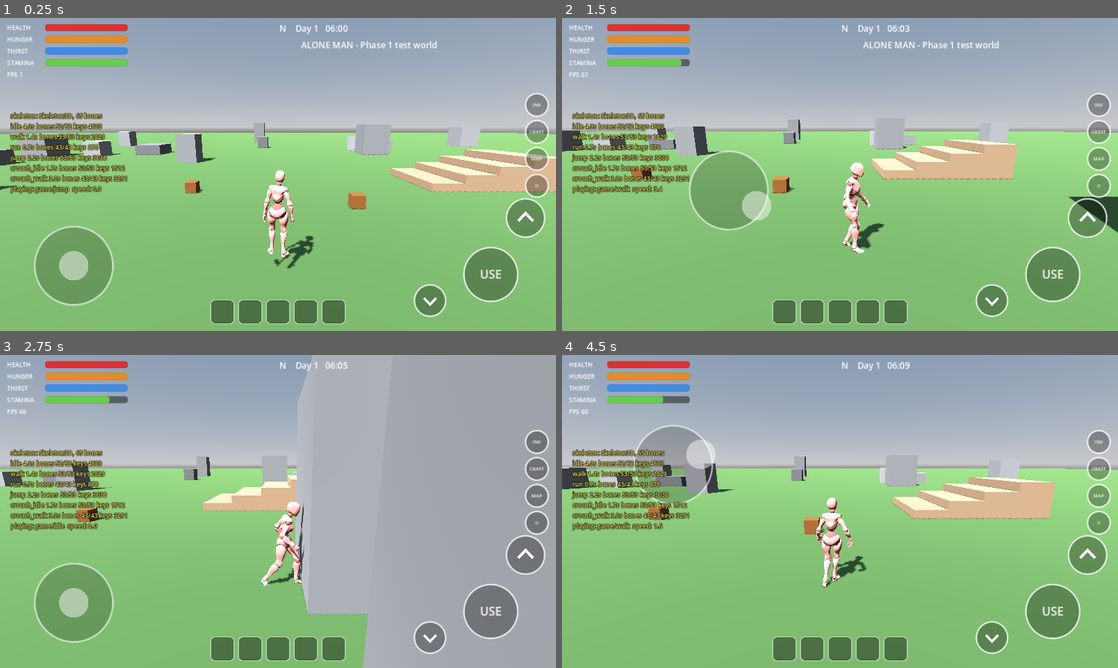
Above: before the commit, frames 1-4 (two rows, left to right).
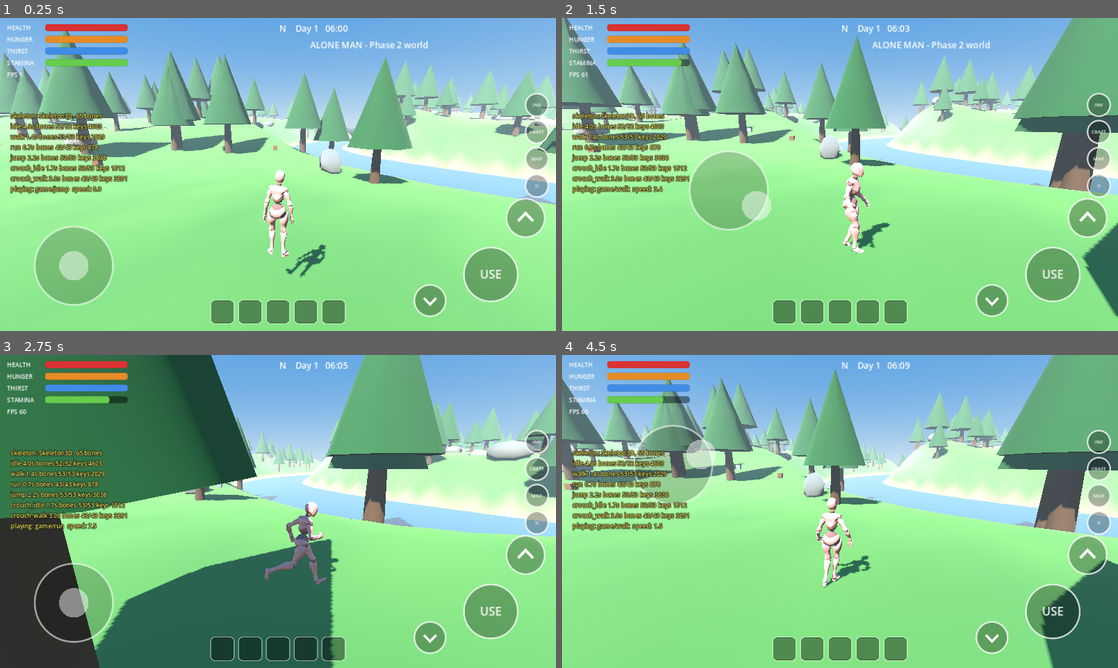
Above: after the commit, the same moments.

Repository: rajeshmalik57045-prog/alone-man-survivalb
Game: Godot game, scene res://scenes/main.tscn
Same seed, same stepped clock (60 frames per second), same inputs: the game is played once before the commit and once after it.
Inputs (mouse positions are in pixels of both pictures, inside the frame that each line leads up to):
- Up to frame 1 (0.25 s): no input
- Up to frame 2 (1.5 s): move the mouse to (962, 158) at 0.52 s; hold D (move_right) 0.53-1.25 s; hold Shift (sprint) 0.53-1.25 s; click (962, 158) at 0.67 s; drag from (728, 190) to (812, 237) at 1.27 s
- Up to frame 3 (2.75 s): move the mouse to (333, 442) at 2.02 s; hold D (move_right) from 2.03 s (still down); hold Shift (sprint) from 2.03 s (still down)
- Up to frame 4 (4.5 s): release D (move_right) at 2.75 s; release Shift (sprint) at 2.75 s; drag from (812, 574) to (673, 464) at 2.77 s; move the mouse to (1006, 558) at 3.52 s; hold A (move_left) 3.53-4.25 s; hold Shift (sprint) 3.53-4.25 s; drag from (673, 464) to (756, 433) at 4.27 s

The runs differ from the first frame. In frame 1, 94% of the frame differs, in the area x 0-100%, y 0-100%; in frame 2, 94%; in frame 3, 96%; in frame 4, 95%.

Commit message:
Add files via upload

Diff:
--- a/scripts/main.gd
+++ b/scripts/main.gd
@@ -3,7 +3,7 @@
 ## then wires them together with signals.
 
 const InputSetup := preload("res://scripts/input_setup.gd")
-const WorldScript := preload("res://scripts/test_world.gd")
+const WorldScript := preload("res://scripts/world.gd")
 const PlayerScript := preload("res://scripts/player.gd")
 const CameraRigScript := preload("res://scripts/camera_rig.gd")
 const HudScript := preload("res://scripts/hud.gd")
@@ -19,7 +19,7 @@
 
 	var player = PlayerScript.new()
 	player.name = "Player"
-	player.position = Vector3(0.0, 1.0, 0.0)
+	player.position = Vector3(0.0, world.height_at(0.0, 0.0) + 1.5, 0.0)
 	add_child(player)
 
 	var rig = CameraRigScript.new()
@@ -50,4 +50,4 @@
 	controls.menu_pressed.connect(hud.on_menu_pressed)
 	player.notified.connect(hud.show_message)
 
-	hud.show_message("ALONE MAN - Phase 1 test world")
+	hud.show_message("ALONE MAN - Phase 2 world")
--- /dev/null
+++ b/scripts/world.gd
@@ -0,0 +1,448 @@
+extends Node3D
+## PHASE 2 world: procedural terrain (hills + river valley), water, trees, rocks, sky and fog.
+##
+## ASSETS: trees and rocks use real models if these files exist, otherwise simple low-poly
+## stand-ins are generated by code (they are NOT final art):
+##   res://assets/environment/tree.glb
+##   res://assets/environment/rock.glb
+## Everything is drawn with MultiMesh (one draw call per part) to stay light on phones.
+
+const SIZE := 240.0  # world is SIZE x SIZE metres, centred on the origin
+const RES := 120  # quads per side (cell = 2 m)
+const MAX_HEIGHT := 16.0
+const WATER_LEVEL := -0.6
+const TREE_COUNT := 400
+const ROCK_COUNT := 90
+const TREE_MODEL := "res://assets/environment/tree.glb"
+const ROCK_MODEL := "res://assets/environment/rock.glb"
+const TREE_MODEL_SCALE := 1.0
+const ROCK_MODEL_SCALE := 1.0
+
+var _noise := FastNoiseLite.new()
+var _detail := FastNoiseLite.new()
+var _forest := FastNoiseLite.new()
+var _heights := PackedFloat32Array()
+var _half := SIZE * 0.5
+var _step := SIZE / float(RES)
+
+
+func _init() -> void:
+	_noise.seed = 1337
+	_noise.noise_type = FastNoiseLite.TYPE_SIMPLEX_SMOOTH
+	_noise.frequency = 0.011
+	_noise.fractal_type = FastNoiseLite.FRACTAL_FBM
+	_noise.fractal_octaves = 4
+
+	_detail.seed = 4242
+	_detail.noise_type = FastNoiseLite.TYPE_SIMPLEX_SMOOTH
+	_detail.frequency = 0.09
+
+	_forest.seed = 99
+	_forest.noise_type = FastNoiseLite.TYPE_SIMPLEX_SMOOTH
+	_forest.frequency = 0.03
+
+
+func _ready() -> void:
+	var rng := RandomNumberGenerator.new()
+	rng.seed = 20261113
+	_build_environment()
+	_build_terrain()
+	_build_water()
+	_build_boundary()
+	_build_trees(rng)
+	_build_rocks(rng)
+	_build_pickups(rng)
+
+
+## Ground height at a world position. Also used by main.gd to place the player.
+func height_at(x: float, z: float) -> float:
+	var n := _noise.get_noise_2d(x, z) * 0.5 + 0.5
+	var h := n * MAX_HEIGHT
+	h += _detail.get_noise_2d(x, z) * 0.4
+
+	# Flat, safe area around the spawn point.
+	var spawn_blend := smoothstep(14.0, 40.0, Vector2(x, z).length())
+	h = lerpf(2.0, h, spawn_blend)
+
+	# A winding river valley.
+	var river_x := sin(z * 0.03) * 28.0 + 38.0
+	var valley := 1.0 - smoothstep(4.0, 22.0, absf(x - river_x))
+	h = lerpf(h, WATER_LEVEL - 1.4, valley)
+	return h
+
+
+# ---------- sky, light, fog ----------
+
+func _build_environment() -> void:
+	var sky_mat := ProceduralSkyMaterial.new()
+	sky_mat.sky_top_color = Color(0.25, 0.47, 0.78)
+	sky_mat.sky_horizon_color = Color(0.68, 0.80, 0.90)
+	sky_mat.ground_horizon_color = Color(0.68, 0.80, 0.90)
+	sky_mat.ground_bottom_color = Color(0.25, 0.30, 0.25)
+	var sky := Sky.new()
+	sky.sky_material = sky_mat
+
+	var env := Environment.new()
+	env.background_mode = Environment.BG_SKY
+	env.sky = sky
+	env.ambient_light_source = Environment.AMBIENT_SOURCE_SKY
+	env.ambient_light_energy = 0.9
+	env.tonemap_mode = Environment.TONE_MAPPER_FILMIC
+	env.fog_enabled = true
+	env.fog_light_color = Color(0.70, 0.78, 0.86)
+	env.fog_density = 0.004
+
+	var world_env := WorldEnvironment.new()
+	world_env.environment = env
+	add_child(world_env)
+
+	var sun := DirectionalLight3D.new()
+	sun.rotation_degrees = Vector3(-48.0, -35.0, 0.0)
+	sun.light_color = Color(1.0, 0.96, 0.88)
+	sun.shadow_enabled = true
+	sun.directional_shadow_max_distance = 70.0
+	add_child(sun)
+
+
+# ---------- terrain ----------
+
+func _h(ix: int, iz: int) -> float:
+	var n := RES + 1
+	return _heights[clampi(iz, 0, RES) * n + clampi(ix, 0, RES)]
+
+
+func _build_terrain() -> void:
+	var n := RES + 1
+	_heights.resize(n * n)
+	for iz in n:
+		for ix in n:
+			_heights[iz * n + ix] = height_at(-_half + ix * _step, -_half + iz * _step)
+
+	var verts := PackedVector3Array()
+	var normals := PackedVector3Array()
+	var colors := PackedColorArray()
+	var indices := PackedInt32Array()
+
+	for iz in n:
+		for ix in n:
+			var x := -_half + ix * _step
+			var z := -_half + iz * _step
+			var h := _h(ix, iz)
+			var nrm := Vector3(
+				_h(ix - 1, iz) - _h(ix + 1, iz),
+				2.0 * _step,
+				_h(ix, iz - 1) - _h(ix, iz + 1)
+			).normalized()
+			verts.push_back(Vector3(x, h, z))
+			normals.push_back(nrm)
+			colors.push_back(_terrain_color(h, nrm.y, x, z))
+
+	for iz in RES:
+		for ix in RES:
+			var i0 := iz * n + ix
+			var i1 := i0 + 1
+			var i2 := i0 + n
+			var i3 := i2 + 1
+			indices.push_back(i0)
+			indices.push_back(i1)
+			indices.push_back(i2)
+			indices.push_back(i1)
+			indices.push_back(i3)
+			indices.push_back(i2)
+
+	var arrays := []
+	arrays.resize(Mesh.ARRAY_MAX)
+	arrays[Mesh.ARRAY_VERTEX] = verts
+	arrays[Mesh.ARRAY_NORMAL] = normals
+	arrays[Mesh.ARRAY_COLOR] = colors
+	arrays[Mesh.ARRAY_INDEX] = indices
+
+	var mesh := ArrayMesh.new()
+	mesh.add_surface_from_arrays(Mesh.PRIMITIVE_TRIANGLES, arrays)
+
+	var mat := StandardMaterial3D.new()
+	mat.vertex_color_use_as_albedo = true
+	mat.roughness = 1.0
+	mesh.surface_set_material(0, mat)
+
+	var body := StaticBody3D.new()
+	body.name = "Terrain"
+	body.collision_layer = 1
+
+	var mesh_inst := MeshInstance3D.new()
+	mesh_inst.mesh = mesh
+	body.add_child(mesh_inst)
+
+	var shape := CollisionShape3D.new()
+	shape.shape = mesh.create_trimesh_shape()
+	body.add_child(shape)
+
+	add_child(body)
+
+
+func _terrain_color(h: float, normal_y: float, x: float, z: float) -> Color:
+	var grass_a := Color(0.27, 0.43, 0.20)
+	var grass_b := Color(0.34, 0.49, 0.22)
+	var rock := Color(0.44, 0.41, 0.37)
+	var sand := Color(0.60, 0.54, 0.38)
+
+	var variation := _detail.get_noise_2d(x * 2.0, z * 2.0) * 0.5 + 0.5
+	var c := grass_a.lerp(grass_b, variation)
+	c = c.lerp(rock, smoothstep(11.0, 14.5, h))
+	c = c.lerp(rock, smoothstep(0.18, 0.40, 1.0 - normal_y))
+	c = c.lerp(sand, 1.0 - smoothstep(WATER_LEVEL + 0.2, WATER_LEVEL + 1.4, h))
+	return c
+
+
+# ---------- water ----------
+
+func _build_water() -> void:
+	var plane := PlaneMesh.new()
+	plane.size = Vector2(SIZE, SIZE)
+	var mat := StandardMaterial3D.new()
+	mat.albedo_color = Color(0.10, 0.30, 0.42, 0.72)
+	mat.transparency = BaseMaterial3D.TRANSPARENCY_ALPHA
+	mat.roughness = 0.1
+	mat.metallic = 0.3
+	plane.material = mat
+
+	var inst := MeshInstance3D.new()
+	inst.name = "Water"
+	inst.mesh = plane
+	inst.position = Vector3(0.0, WATER_LEVEL, 0.0)
+	inst.cast_shadow = GeometryInstance3D.SHADOW_CASTING_SETTING_OFF
+	add_child(inst)
+
+
+# ---------- invisible walls at the world edge ----------
+
+func _build_boundary() -> void:
+	var body := StaticBody3D.new()
+	body.name = "Boundary"
+	body.collision_layer = 1
+	var walls := [
+		[Vector3(0.0, 20.0, -_half), Vector3(SIZE, 60.0, 2.0)],
+		[Vector3(0.0, 20.0, _half), Vector3(SIZE, 60.0, 2.0)],
+		[Vector3(-_half, 20.0, 0.0), Vector3(2.0, 60.0, SIZE)],
+		[Vector3(_half, 20.0, 0.0), Vector3(2.0, 60.0, SIZE)],
+	]
+	for w in walls:
+		var cs := CollisionShape3D.new()
+		var bs := BoxShape3D.new()
+		bs.size = w[1]
+		cs.shape = bs
+		cs.position = w[0]
+		body.add_child(cs)
+	add_child(body)
+
+
+# ---------- placement helpers ----------
+
+func _random_land_point(rng: RandomNumberGenerator, min_dist: float, forest_only: bool) -> Vector3:
+	for attempt in 40:
+		var x := rng.randf_range(-_half + 8.0, _half - 8.0)
+		var z := rng.randf_range(-_half + 8.0, _half - 8.0)
+		if Vector2(x, z).length() < min_dist:
+			continue
+		if forest_only and _forest.get_noise_2d(x, z) < -0.15:
+			continue
+		var h := height_at(x, z)
+		if h < WATER_LEVEL + 1.0:
+			continue
+		var steep := maxf(absf(height_at(x + 1.5, z) - h), absf(height_at(x, z + 1.5) - h))
+		if steep > 1.5:
+			continue
+		return Vector3(x, h, z)
+	return Vector3.INF
+
+
+func _land_point_near_spawn(rng: RandomNumberGenerator, min_r: float, max_r: float) -> Vector3:
+	for attempt in 40:
+		var angle := rng.randf() * TAU
+		var r := rng.randf_range(min_r, max_r)
+		var x := cos(angle) * r
+		var z := sin(angle) * r
+		var h := height_at(x, z)
+		if h < WATER_LEVEL + 1.0:
+			continue
+		return Vector3(x, h, z)
+	return Vector3.INF
+
+
+## Reads every mesh out of a .glb file. Returns [] if the file is not there.
+func _collect_meshes(path: String, model_scale: float) -> Array:
+	var out := []
+	if not ResourceLoader.exists(path):
+		return out
+	var scene := load(path) as PackedScene
+	if scene == null:
+		return out
+	var root := scene.instantiate()
+	var scale_xf := Transform3D(Basis().scaled(Vector3(model_scale, model_scale, model_scale)), Vector3.ZERO)
+	for found in root.find_children("*", "MeshInstance3D", true, false):
+		var mi := found as MeshInstance3D
+		if mi == null or mi.mesh == null:
+			continue
+		var xf := Transform3D.IDENTITY
+		var node: Node = mi
+		while node != null and node != root:
+			if node is Node3D:
+				xf = (node as Node3D).transform * xf
+			node = node.get_parent()
+		out.append({"mesh": mi.mesh, "xform": scale_xf * xf})
+	root.free()
+	return out
+
+
+func _spawn_instances(parts: Array, placements: Array[Transform3D], node_name: String) -> void:
+	if placements.is_empty():
+		return
+	for part in parts:
+		var local: Transform3D = part["xform"]
+		var mm := MultiMesh.new()
+		mm.transform_format = MultiMesh.TRANSFORM_3D
+		mm.mesh = part["mesh"]
+		mm.instance_count = placements.size()
+		for i in placements.size():
+			mm.set_instance_transform(i, placements[i] * local)
+		var inst := MultiMeshInstance3D.new()
+		inst.name = node_name
+		inst.multimesh = mm
+		add_child(inst)
+
+
+# ---------- trees ----------
+
+func _build_trees(rng: RandomNumberGenerator) -> void:
+	var placements: Array[Transform3D] = []
+	var colliders := StaticBody3D.new()
+	colliders.name = "TreeColliders"
+	colliders.collision_layer = 1
+	add_child(colliders)
+
+	for i in TREE_COUNT:
+		var p := _random_land_point(rng, 8.0, true)
+		if not p.is_finite():
+			continue
+		var s := rng.randf_range(0.8, 1.5)
+		var rot_basis := Basis(Vector3.UP, rng.randf() * TAU).scaled(Vector3(s, s, s))
+		placements.append(Transform3D(rot_basis, p))
+
+		var cyl := CylinderShape3D.new()
+		cyl.radius = 0.4 * s
+		cyl.height = 3.0 * s
+		var shape := CollisionShape3D.new()
+		shape.shape = cyl
+		shape.position = p + Vector3(0.0, 1.5 * s, 0.0)
+		colliders.add_child(shape)
+
+	var parts := _collect_meshes(TREE_MODEL, TREE_MODEL_SCALE)
+	if parts.is_empty():
+		parts = _standin_tree_parts()
+	_spawn_instances(parts, placements, "Trees")
+
+
+func _standin_tree_parts() -> Array:
+	var trunk := CylinderMesh.new()
+	trunk.top_radius = 0.22
+	trunk.bottom_radius = 0.34
+	trunk.height = 3.0
+	trunk.radial_segments = 6
+	trunk.rings = 1
+	var trunk_mat := StandardMaterial3D.new()
+	trunk_mat.albedo_color = Color(0.32, 0.21, 0.12)
+	trunk_mat.roughness = 1.0
+	trunk.material = trunk_mat
+
+	var leaves := CylinderMesh.new()
+	leaves.top_radius = 0.0
+	leaves.bottom_radius = 1.9
+	leaves.height = 5.2
+	leaves.radial_segments = 7
+	leaves.rings = 1
+	var leaf_mat := StandardMaterial3D.new()
+	leaf_mat.albedo_color = Color(0.13, 0.30, 0.14)
+	leaf_mat.roughness = 1.0
+	leaves.material = leaf_mat
+
+	return [
+		{"mesh": trunk, "xform": Transform3D(Basis.IDENTITY, Vector3(0.0, 1.5, 0.0))},
+		{"mesh": leaves, "xform": Transform3D(Basis.IDENTITY, Vector3(0.0, 4.9, 0.0))},
+	]
+
+
+# ---------- rocks ----------
+
+func _build_rocks(rng: RandomNumberGenerator) -> void:
+	var placements: Array[Transform3D] = []
+	var colliders := StaticBody3D.new()
+	colliders.name = "RockColliders"
+	colliders.collision_layer = 1
+	add_child(colliders)
+
+	for i in ROCK_COUNT:
+		var p := _random_land_point(rng, 7.0, false)
+		if not p.is_finite():
+			continue
+		var sx := rng.randf_range(0.8, 2.6)
+		var sy := rng.randf_range(0.6, 1.6)
+		var sz := rng.randf_range(0.8, 2.6)
+		var rot_basis := Basis(Vector3.UP, rng.randf() * TAU).scaled(Vector3(sx, sy, sz))
+		placements.append(Transform3D(rot_basis, p))
+
+		var sphere := SphereShape3D.new()
+		sphere.radius = 0.8 * minf(sx, sz)
+		var shape := CollisionShape3D.new()
+		shape.shape = sphere
+		shape.position = p + Vector3(0.0, 0.3 * sy, 0.0)
+		colliders.add_child(shape)
+
+	var parts := _collect_meshes(ROCK_MODEL, ROCK_MODEL_SCALE)
+	if parts.is_empty():
+		parts = _standin_rock_parts()
+	_spawn_instances(parts, placements, "Rocks")
+
+
+func _standin_rock_parts() -> Array:
+	var rock := SphereMesh.new()
+	rock.radius = 1.0
+	rock.height = 1.6
+	rock.radial_segments = 7
+	rock.rings = 4
+	var mat := StandardMaterial3D.new()
+	mat.albedo_color = Color(0.45, 0.43, 0.40)
+	mat.roughness = 1.0
+	rock.material = mat
+	return [{"mesh": rock, "xform": Transform3D(Basis.IDENTITY, Vector3(0.0, 0.3, 0.0))}]
+
+
+# ---------- pickups (USE button collects these) ----------
+
+func _build_pickups(rng: RandomNumberGenerator) -> void:
+	for i in 10:
+		var p := _land_point_near_spawn(rng, 6.0, 30.0)
+		if p.is_finite():
+			_add_pickup(p, "Wood", Color(0.45, 0.28, 0.12))
+	for i in 8:
+		var p := _land_point_near_spawn(rng, 8.0, 35.0)
+		if p.is_finite():
+			_add_pickup(p, "Stone", Color(0.5, 0.5, 0.55))
+
+
+func _add_pickup(pos: Vector3, item: String, color: Color) -> void:
+	var node := Node3D.new()
+	node.position = pos
+	node.add_to_group("interactable")
+	node.set_meta("item", item)
+
+	var mesh_inst := MeshInstance3D.new()
+	var mesh := BoxMesh.new()
+	mesh.size = Vector3(0.5, 0.5, 0.5)
+	var mat := StandardMaterial3D.new()
+	mat.albedo_color = color
+	mesh.material = mat
+	mesh_inst.mesh = mesh
+	mesh_inst.position.y = 0.25
+	node.add_child(mesh_inst)
+
+	add_child(node)
